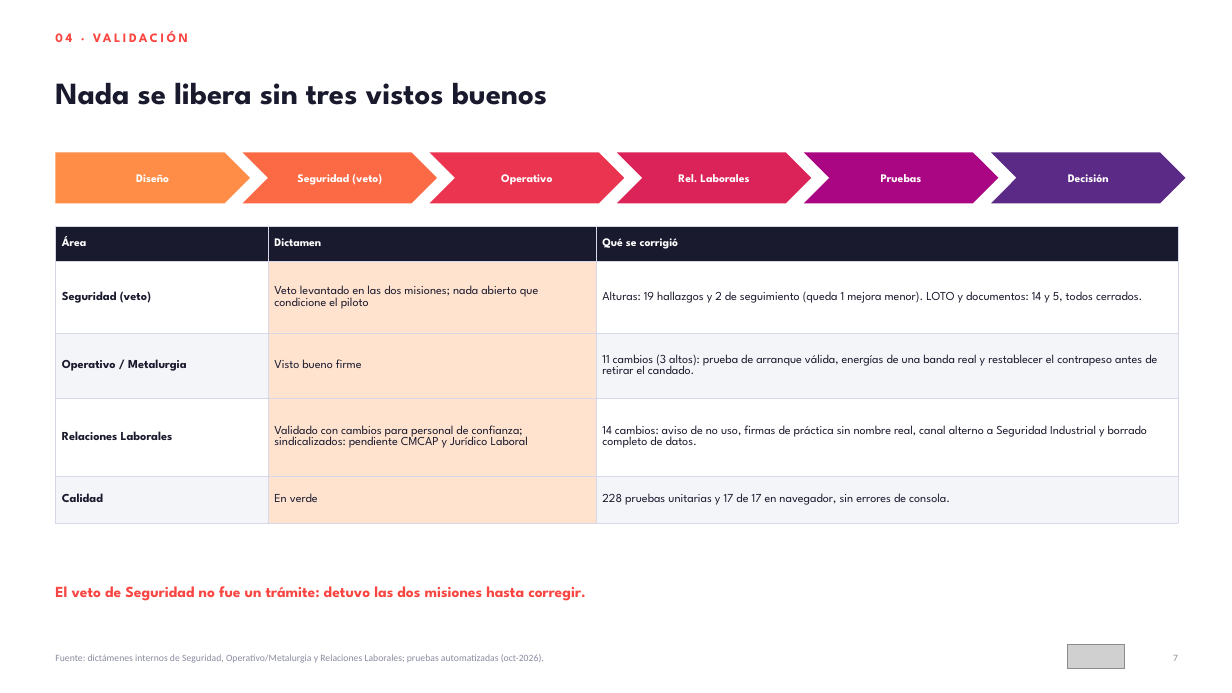
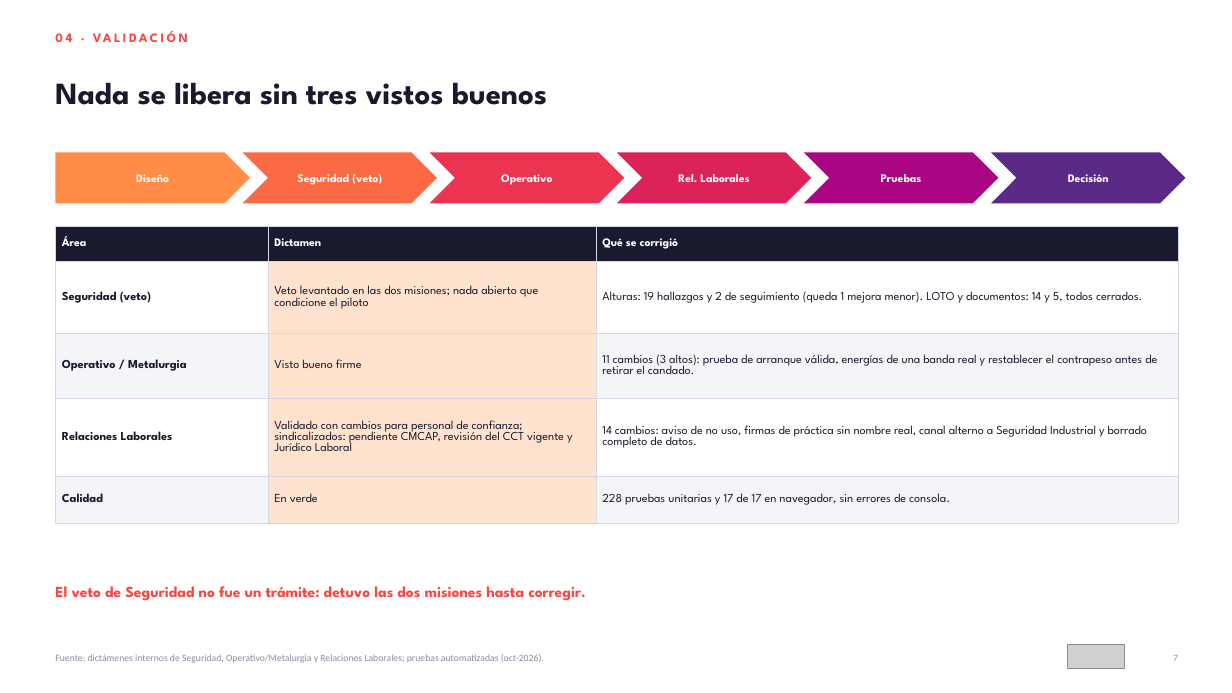
Before and after one commit to diegocardonaguzman03-maker/HR, a slide deck: slide 7 of entregables/2026-10-08-presentacion-comite/Academia_Digital_Capacitacion_por_Misiones_AMMX.pptx. Drawn at 1232x693 pixels with LibreOffice and Linux fonts; fonts in the diff are those of the drawing; grey boxes stand for pictures. Boxes give left, top, right and bottom in pixels: in the first picture for what was removed or moved away, otherwise in the second. Text is boxed around its words. In the diff, an @@ line names an element or a change of style, - is before the commit and + after.

```diff
--- a/entregables/2026-10-08-presentacion-comite/Academia_Digital_Capacitacion_por_Misiones_AMMX.pptx
+++ b/entregables/2026-10-08-presentacion-comite/Academia_Digital_Capacitacion_por_Misiones_AMMX.pptx
@@ table at [55, 226, 1178, 509] @@
-row 4, column 2: Validado con cambios para personal de confianza; sindicalizados: pendiente CMCAP y Jurídico Laboral
+row 4, column 2: Validado con cambios para personal de confianza; sindicalizados: pendiente CMCAP, revisión del CCT vigente y Jurídico Laboral
```
Also in this commit, not shown: 6 other slides changed, 1 other file.
